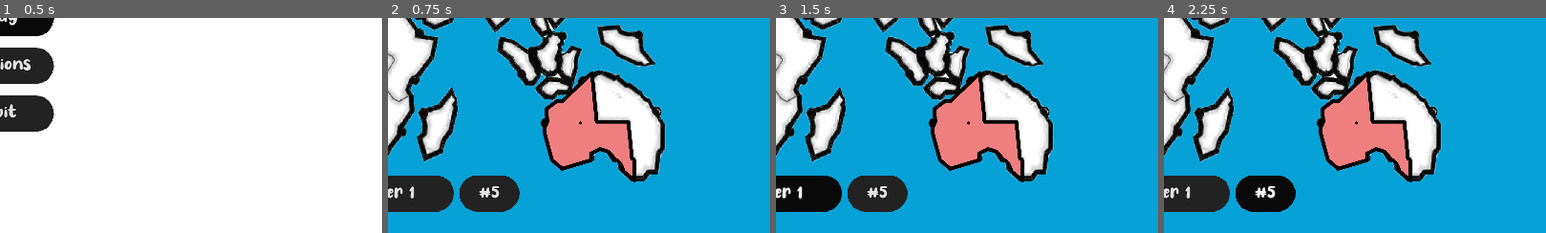
Above: before the commit, frames 1-4 (left to right).
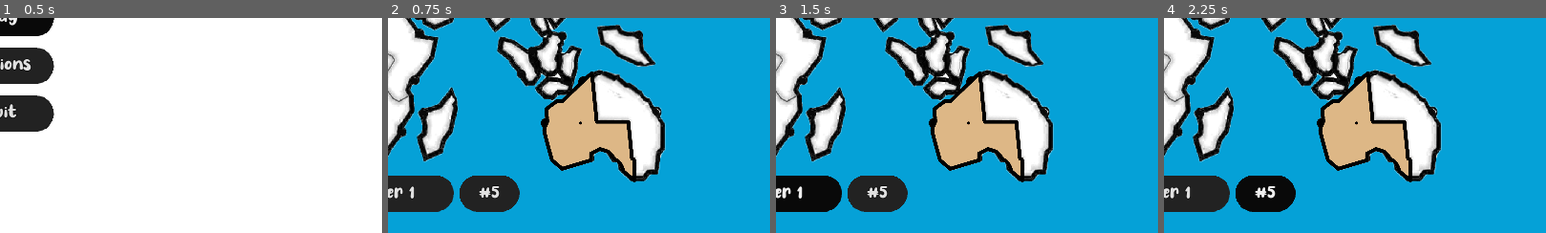
Above: after the commit, the same moments.

Repository: argosopentech/Conquest
Game: Godot game, scene res://Source/Main/Main.tscn
The game is run twice, just before and just after one commit, with the same random seed, the same clock (stepped at 60 frames per second) and the same inputs.
Inputs:
- Up to frame 1 (0.5 s): no input
- Up to frame 2 (0.75 s): click "Play" at 0.5 s
- Up to frame 3 (1.5 s): click "Player 1" at 1.25 s
- Up to frame 4 (2.25 s): click "#5" at 2 s
The pictures show only the part of the screen within x 50-100%, y 50-100%; the shares and areas given below are measured in that part.

Frame 1 is identical in both runs. In frame 2, 5.0% of the frame differs, in the area x 41-64%, y 27-74%; in frame 3, 5.0%; in frame 4, 5.0%.

Commit message:
Country unoccupied color update

Diff:
--- a/Source/Gameplay/StateMachine/CountryStates/CountryState.gd
+++ b/Source/Gameplay/StateMachine/CountryStates/CountryState.gd
@@ -3,7 +3,7 @@
 class_name CountryState
 
 var colors = {
-	"unoccupied": Color.lightcoral,
+	"unoccupied": Color.burlywood,
 	"hover": Color.white,
 	"not_hover": Color.black
 }
